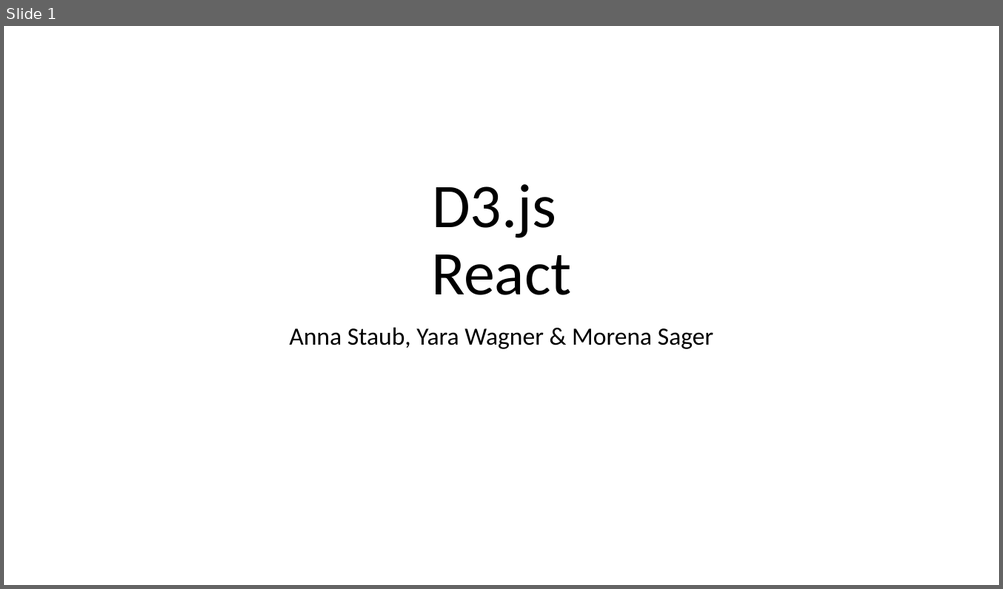
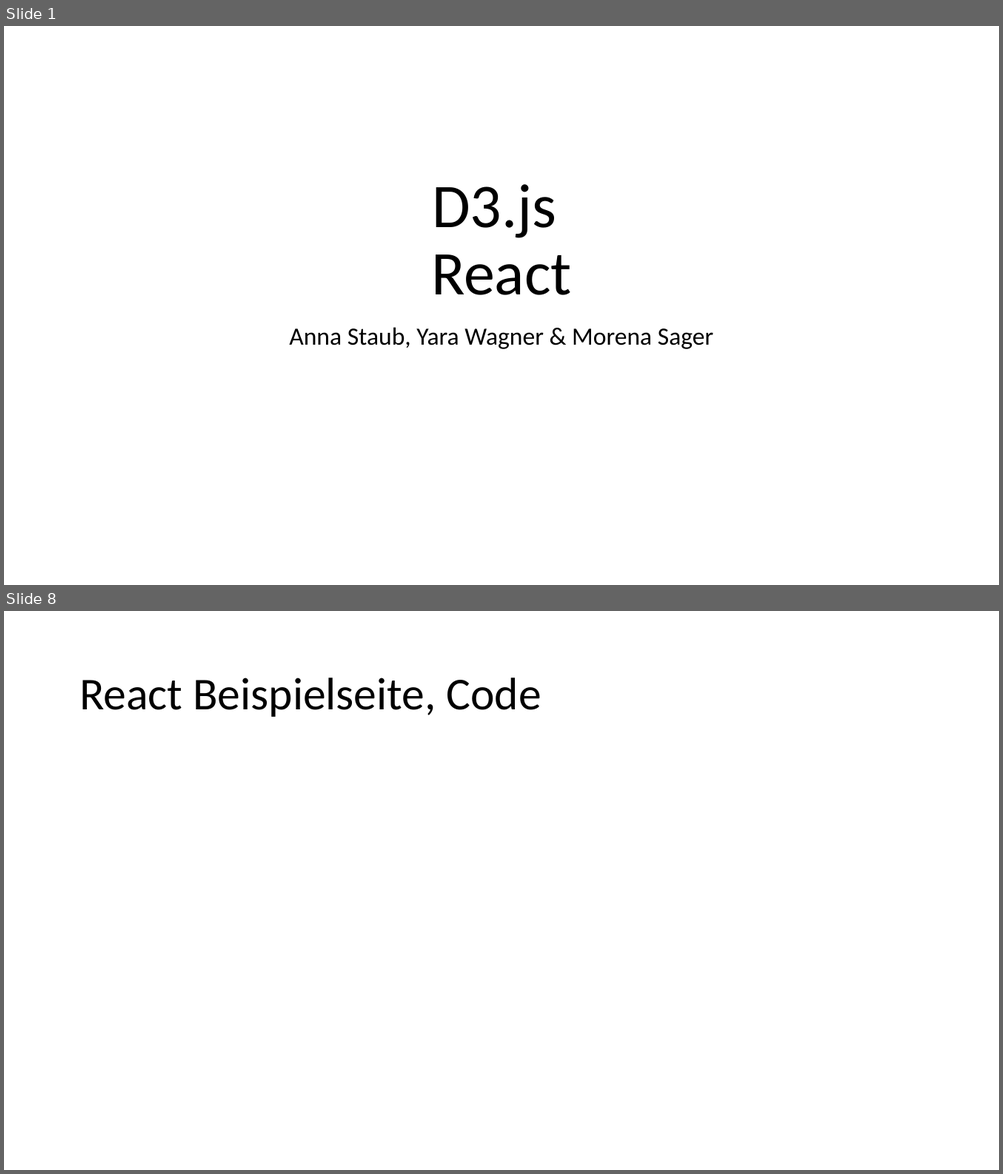
Before and after one commit to anna-staub/leiterlispiel, a slide deck: documents/JavaScript_Libraries/Gruppe_C_Praesentation_JSLibraries.pptx. Shown one above the other, each under a label of ours: slide 1 before the commit, slides 1 and 8 after it; the slides between them are not shown. The pictures are 1003x589 and 1003x1174 pixels, drawn with LibreOffice and Linux fonts; fonts in the diff are those of the drawing. Boxes give left, top, right and bottom in pixels: in the first picture for what was removed or moved away, otherwise in the second. Text is boxed around its words. In the diff, an @@ line names an element or a change of style, - is before the commit and + after.

```diff
--- a/documents/JavaScript_Libraries/Gruppe_C_Praesentation_JSLibraries.pptx
+++ b/documents/JavaScript_Libraries/Gruppe_C_Praesentation_JSLibraries.pptx
@@ slide 8 added at (4, 611, 999, 1170), background #FFFFFF @@
@@ title added at (79, 678, 541, 717), 44 pt, text #000000 @@
+React Beispielseite, Code
```
Also in this commit, not shown: 1 slide changed, 7 other slides added, 3 slides removed, 6 other files.
